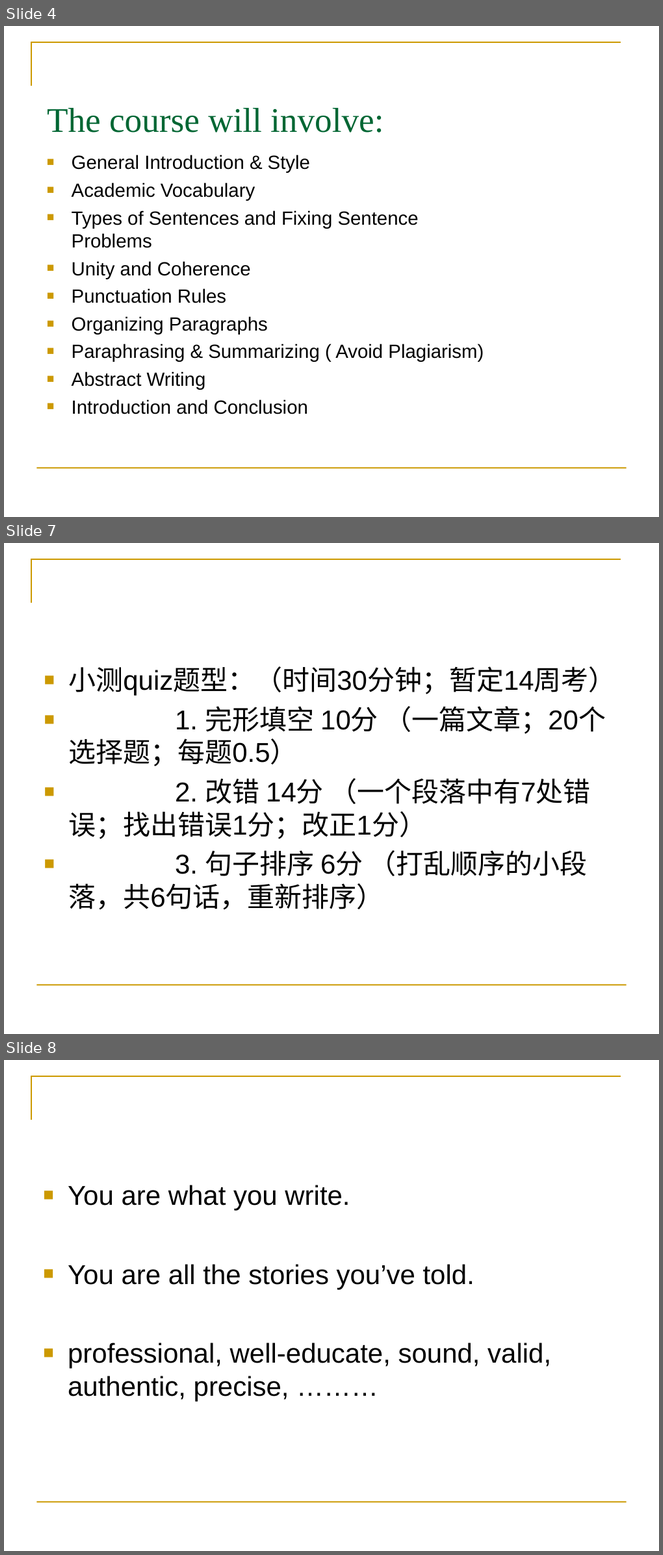
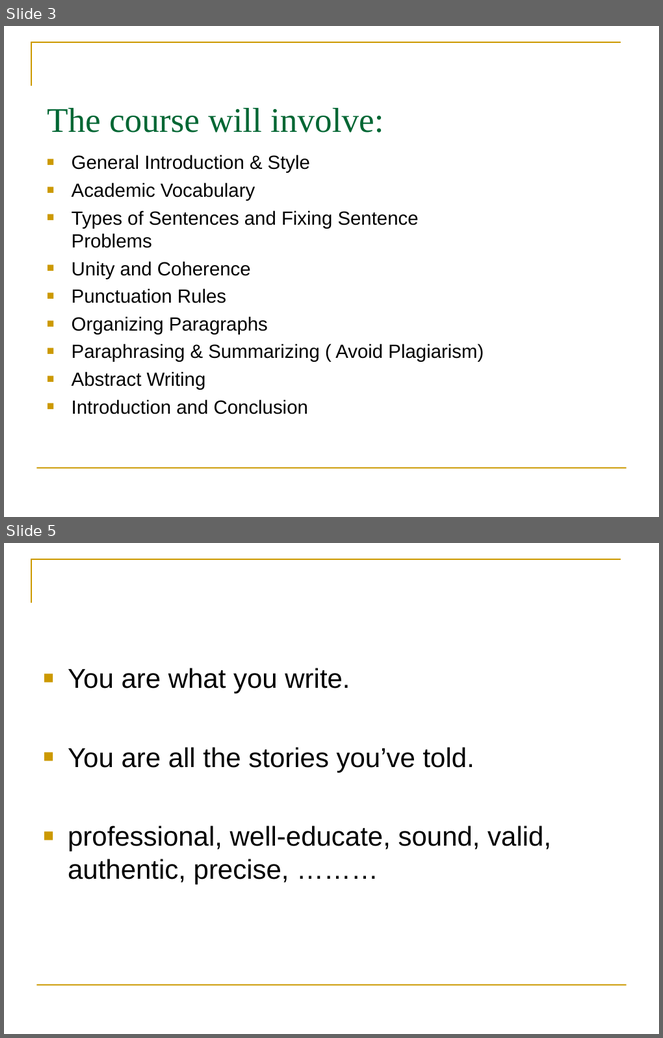
Before and after one commit to FrankKirin/ecust_cource_files, a slide deck: academic_english_writing/y-W11--General Introduction & Style .ppt. Shown one above the other, each under a label of ours: slides 4, 7 and 8 before the commit, slides 3 and 5 after it; the slides between them are not shown. The pictures are 663x1555 and 663x1038 pixels, drawn with LibreOffice and Linux fonts; fonts in the diff are those of the drawing. Boxes give left, top, right and bottom in pixels: in the first picture for what was removed or moved away, otherwise in the second. Text is boxed around its words. In the diff, an @@ line names an element or a change of style, - is before the commit and + after.

```diff
--- a/academic_english_writing/y-W11--General Introduction & Style .ppt
+++ b/academic_english_writing/y-W11--General Introduction & Style .ppt
@@ slide 7 removed at (4, 543, 659, 1034), background #FFFFFF; not listed: 2 template elements that a slide beside it also shows @@
@@ text removed at (68, 667, 616, 910) @@
-■ 小测quiz题型：（时间30分钟；暂定14周考）
-■ 1. 完形填空 10分 （一篇文章；20个选择题；每题0.5）
-■ 2. 改错 14分 （一个段落中有7处错误；找出错误1分；改正1分）
-■ 3. 句子排序 6分 （打乱顺序的小段落，共6句话，重新排序）
@@ what was slide 4 is now slide 3 @@
@@ what was slide 8 is now slide 5 @@
```
Also in this commit, not shown: 1 slide changed, 2 other slides removed, 13 other files.
